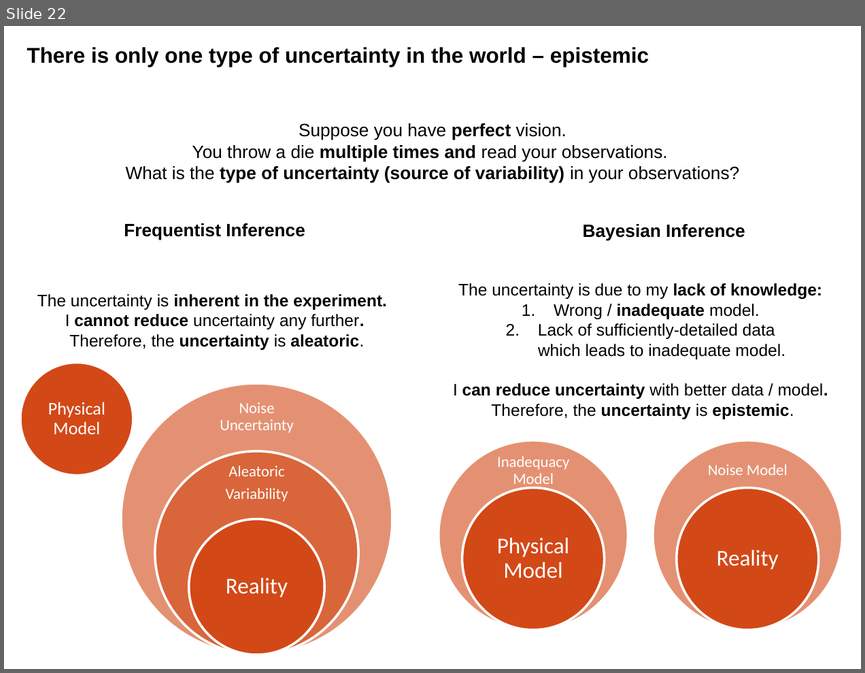
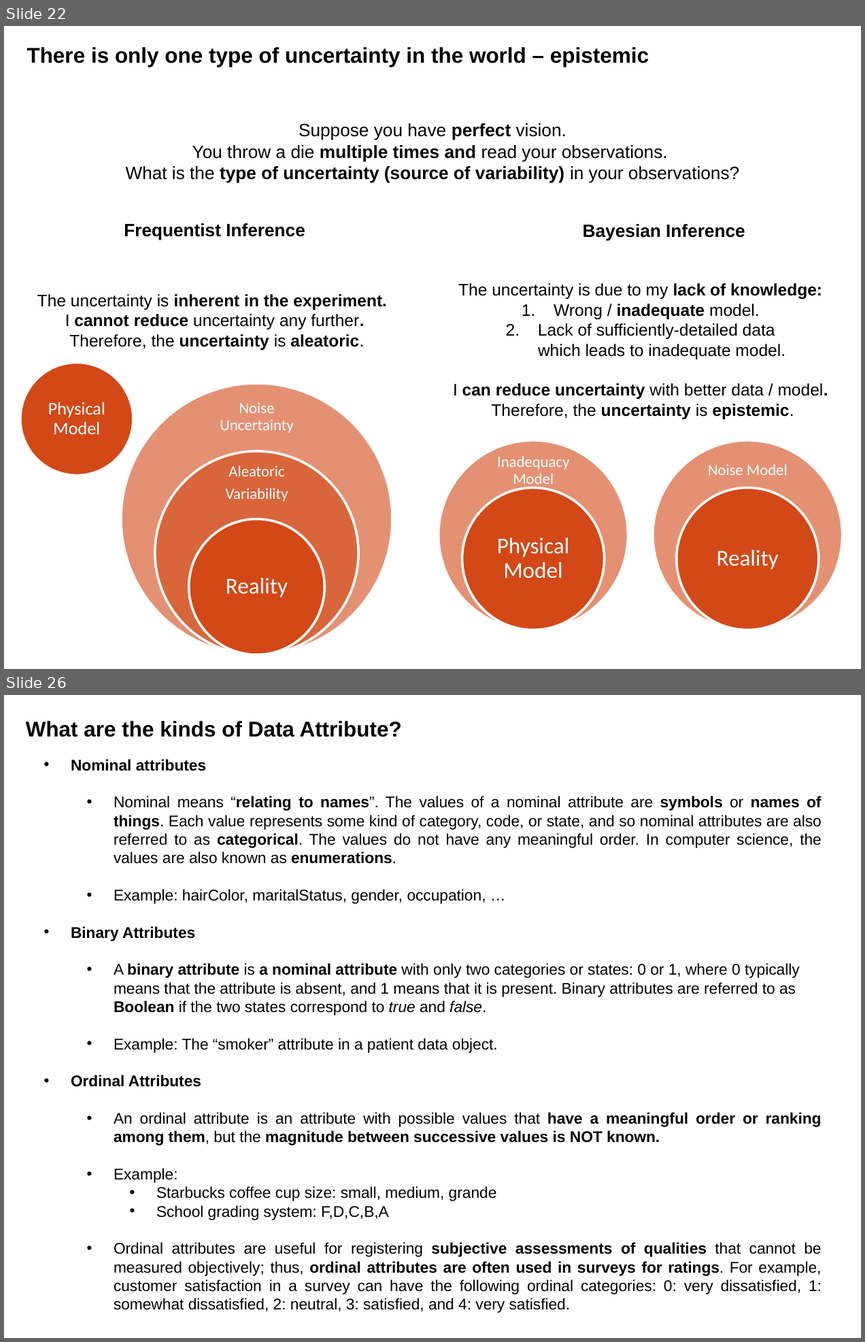
Before and after one commit to shahmoradi/IDS2024S, a slide deck: lecture/4.probability.pptx. Shown one above the other, each under a label of ours: slide 22 before the commit, slides 22 and 26 after it; the slides between them are not shown. The pictures are 865x673 and 865x1342 pixels, drawn with LibreOffice and Linux fonts; fonts in the diff are those of the drawing; background and template pictures are left out. Boxes give left, top, right and bottom in pixels: in the first picture for what was removed or moved away, otherwise in the second. Text is boxed around its words. In the diff, an @@ line names an element or a change of style, - is before the commit and + after.

```diff
--- a/lecture/4.probability.pptx
+++ b/lecture/4.probability.pptx
@@ slide 26 added at [4, 695, 861, 1338], background picture (left out) @@
@@ title added at [26, 721, 402, 737], 18 pt, text #000000, bold @@
+What are the kinds of Data Attribute?
@@ text added at [71, 759, 821, 1312], 13 pt, text #000000 @@
+• Nominal attributes
+  • Nominal means “relating to names”. The values of a nominal attribute are symbols or names of things. Each value represents some kind of category, code, or state, and so nominal attributes are also referred to as categorical. The values do not have any meaningful order. In computer science, the values are also known as enumerations.
+  • Example: hairColor, maritalStatus, gender, occupation, …
+• Binary Attributes
+  • A binary attribute is a nominal attribute with only two categories or states: 0 or 1, where 0 typically means that the attribute is absent, and 1 means that it is present. Binary attributes are referred to as Boolean if the two states correspond to true and false.
+  • Example: The “smoker” attribute in a patient data object.
+• Ordinal Attributes
+  • An ordinal attribute is an attribute with possible values that have a meaningful order or ranking among them, but the magnitude between successive values is NOT known.
+  • Example:
+    • Starbucks coffee cup size: small, medium, grande
+    • School grading system: F,D,C,B,A
+  • Ordinal attributes are useful for registering subjective assessments of qualities that cannot be measured objectively; thus, ordinal attributes are often used in surveys for ratings. For example, customer satisfaction in a survey can have the following ordinal categories: 0: very dissatisfied, 1: somewhat dissatisfied, 2: neutral, 3: satisfied, and 4: very satisfied.
```
Also in this commit, not shown: 1 slide changed, 21 other slides added, 24 other files.
